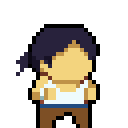
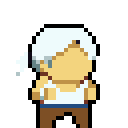
Two versions of the same layered image (128x128). Layer-by-layer changes:
painted on "图层 4" over [16, 28, 96, 76]
